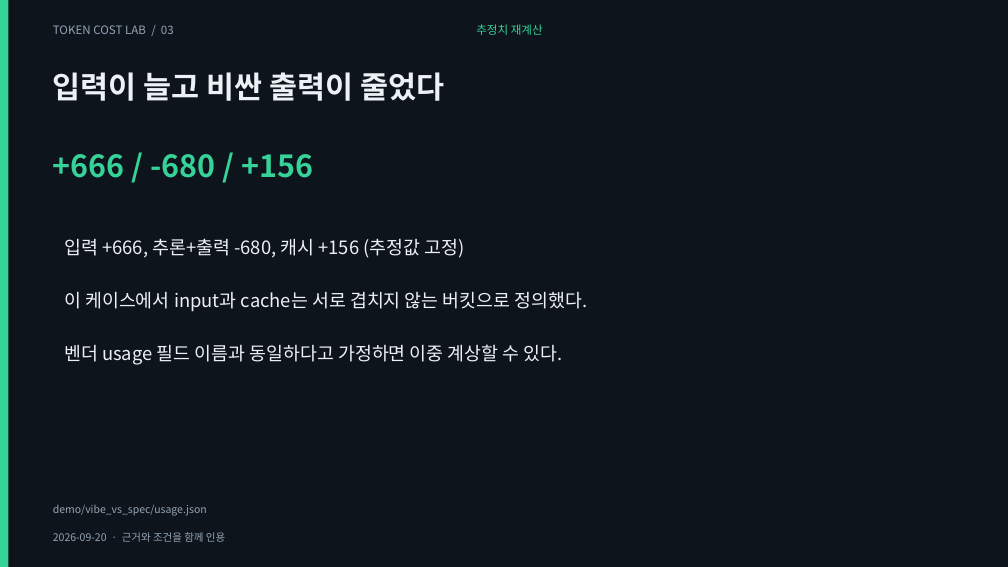
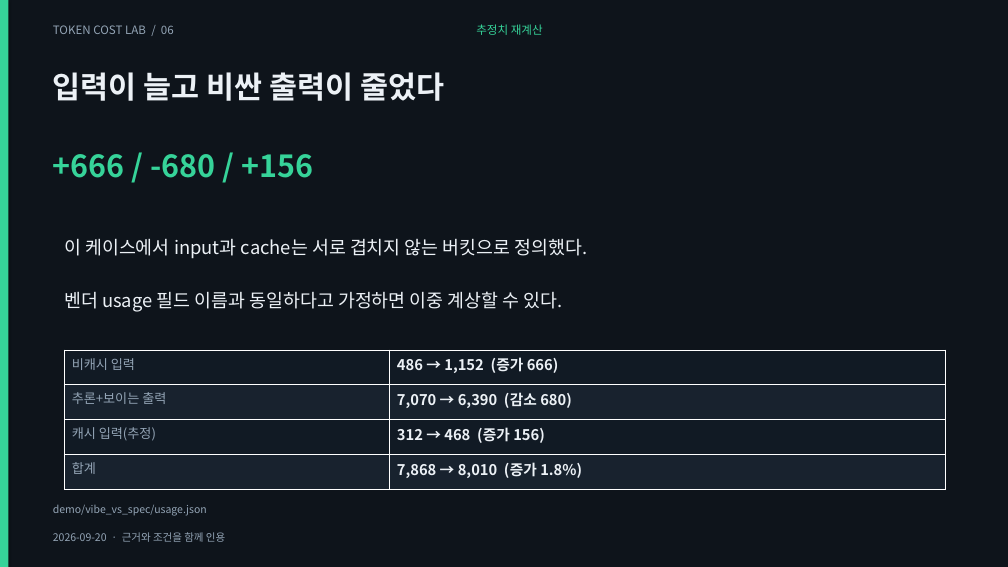
Before and after one commit to giyeop-cody/token-cost-lab, a slide deck: slide 6 of presentation/case_vibe_vs_spec/vibe_vs_spec.pptx (slide 3 before the commit). Drawn at 1008x567 pixels with LibreOffice and Linux fonts; fonts in the diff are those of the drawing. Boxes give left, top, right and bottom in pixels: in the first picture for what was removed or moved away, otherwise in the second. Text is boxed around its words. In the diff, an @@ line names an element or a change of style, - is before the commit and + after.

Commit message:
feat: restore case-deck screenshots and fact tables, verified end to end

```diff
--- a/presentation/case_vibe_vs_spec/vibe_vs_spec.pptx
+++ b/presentation/case_vibe_vs_spec/vibe_vs_spec.pptx
@@ text at [53, 25, 174, 34]: text changed @@
-TOKEN COST LAB / 03
+TOKEN COST LAB / 06
@@ text "이 케이스에서 input과 cache는 서로 ...": place and size @@
-text "이 케이스에서 input과 cache는 서로 ..." at [64, 292, 588, 312]
+text "이 케이스에서 input과 cache는 서로 ..." at [64, 239, 588, 259]
@@ text removed at [64, 238, 465, 258] @@
-입력 +666, 추론+출력 -680, 캐시 +156 (추정값 고정)
@@ text "벤더 usage 필드 이름과 동일하다고 ...": place and size @@
-text "벤더 usage 필드 이름과 동일하다고 ..." at [64, 344, 563, 365]
+text "벤더 usage 필드 이름과 동일하다고 ..." at [64, 291, 563, 312]
@@ table added at [64, 350, 945, 489], 4 rows, 2 columns @@
+비캐시 입력 | 486 → 1,152 (증가 666)
+추론+보이는 출력 | 7,070 → 6,390 (감소 680)
+캐시 입력(추정) | 312 → 468 (증가 156)
+합계 | 7,868 → 8,010 (증가 1.8%)
```
Also in this commit, not shown: 5 other slides changed, 4 slides added, 1 slide removed, 26 other files.
